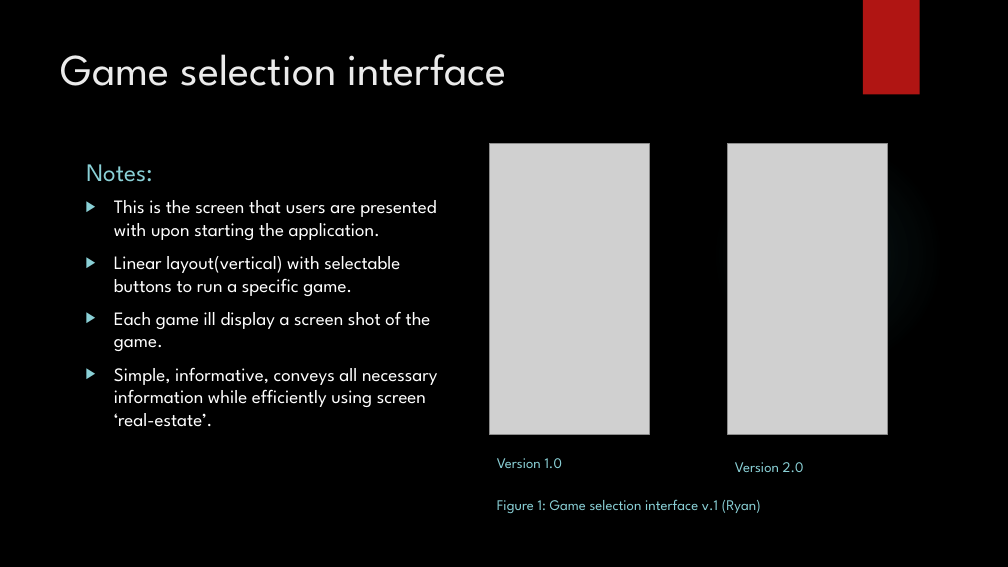
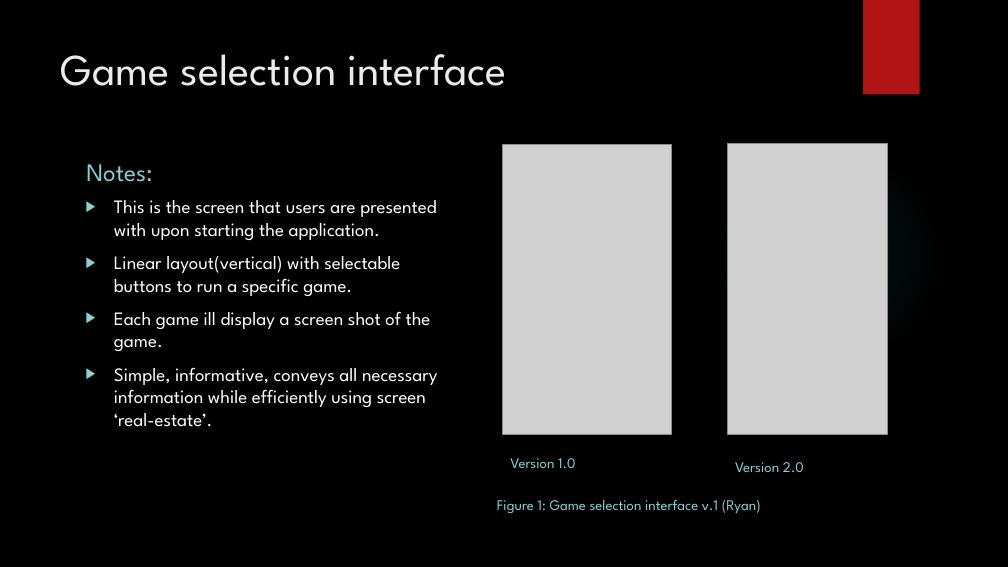
Before and after one commit to IgnitionOrk/SCaR_Arcade, a slide deck: slide 4 of SCaRArcade.pptx. Drawn at 1008x567 pixels with LibreOffice and Linux fonts; fonts in the diff are those of the drawing; grey boxes stand for pictures; background and template pictures are left out. Boxes give left, top, right and bottom in pixels: in the first picture for what was removed or moved away, otherwise in the second. Text is boxed around its words. In the diff, an @@ line names an element or a change of style, - is before the commit and + after.

```diff
--- a/SCaRArcade.pptx
+++ b/SCaRArcade.pptx
@@ picture: place and size @@
-picture at (489, 143, 649, 434)
+picture at (503, 144, 671, 435)
@@ text "Version 1.0": place and size @@
-text "Version 1.0" at (497, 458, 563, 468)
+text "Version 1.0" at (510, 458, 576, 468)
```
